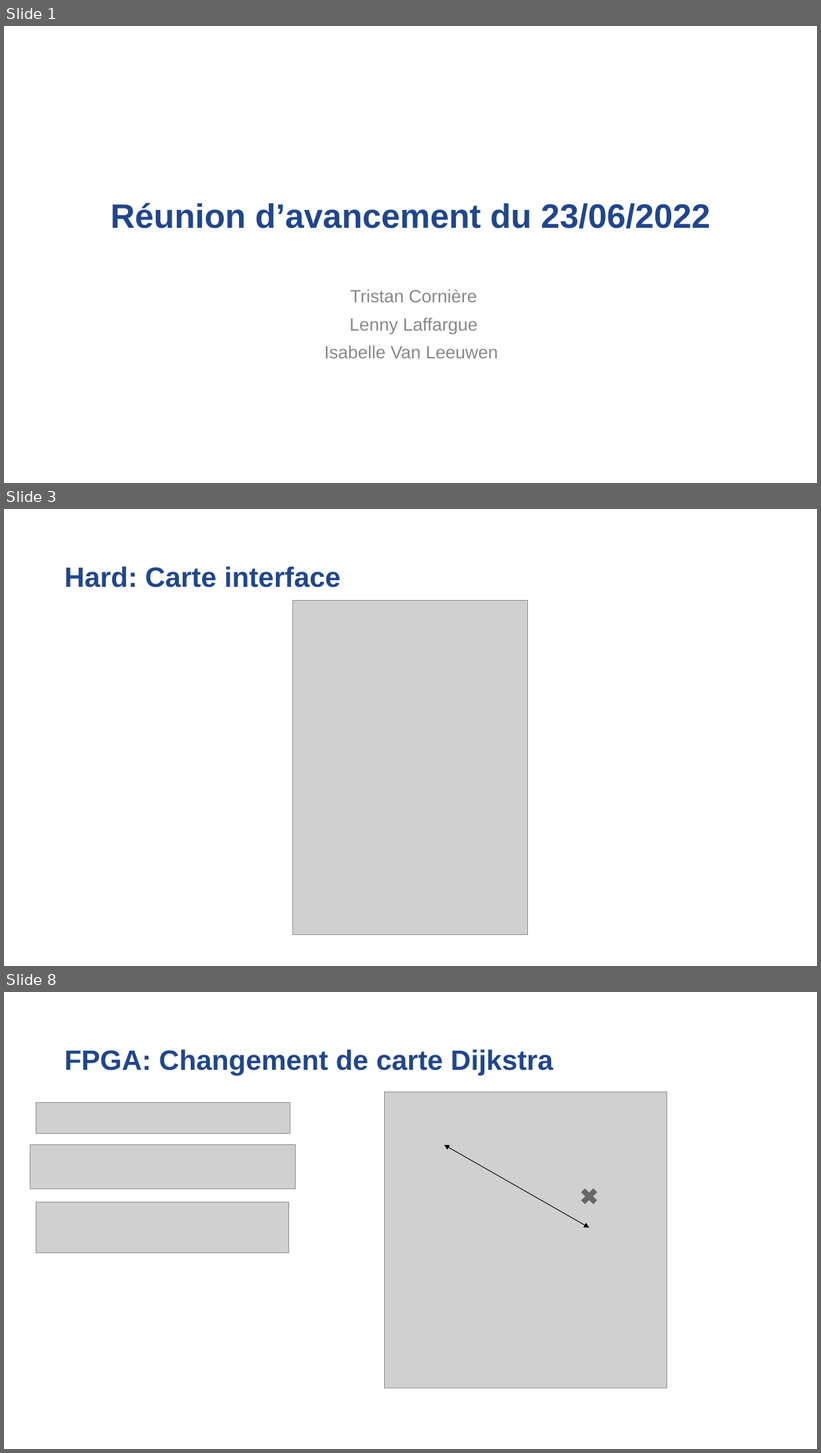
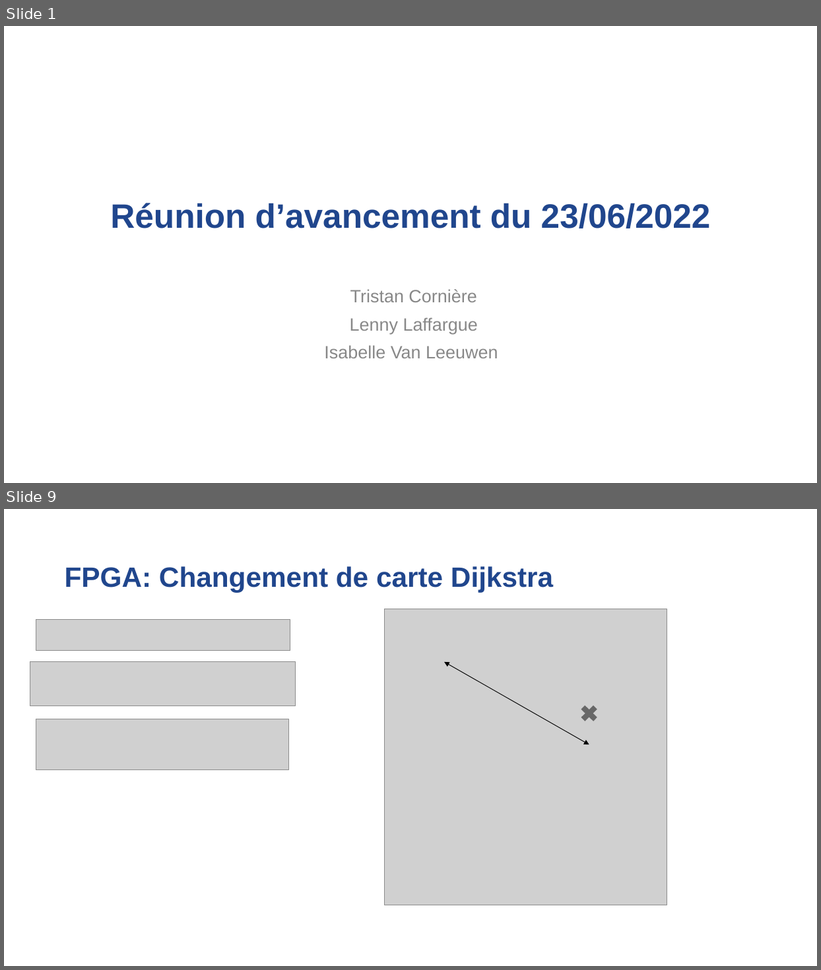
Before and after one commit to Laffargue-ElsysDesign/Robot_Surveillance_V3, a slide deck: GestionDeProjet/Reunions/Reunion_06_07_2022/Reunion_avancement_06_07_22.pptx. Shown one above the other, each under a label of ours: slides 1, 3 and 8 before the commit, slides 1 and 9 after it; the slides between them are not shown. The pictures are 821x1453 and 821x970 pixels, drawn with LibreOffice and Linux fonts; fonts in the diff are those of the drawing; grey boxes stand for pictures; background and template pictures are left out. Boxes give left, top, right and bottom in pixels: in the first picture for what was removed or moved away, otherwise in the second. Text is boxed around its words. In the diff, an @@ line names an element or a change of style, - is before the commit and + after.

```diff
--- a/GestionDeProjet/Reunions/Reunion_06_07_2022/Reunion_avancement_06_07_22.pptx
+++ b/GestionDeProjet/Reunions/Reunion_06_07_2022/Reunion_avancement_06_07_22.pptx
@@ slide 3 removed at box(4, 509, 817, 966), background #FFFFFF @@
@@ title removed at box(65, 566, 341, 588) @@
-Hard: Carte interface
@@ picture removed at box(292, 601, 528, 935) @@
@@ what was slide 8 is now slide 9 @@
```
Also in this commit, not shown: 4 slides changed, 2 slides added.
